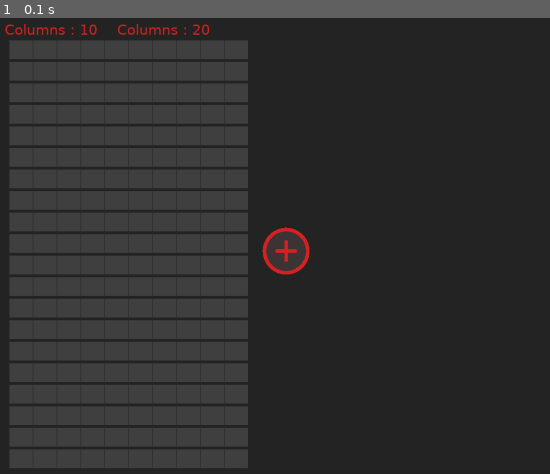
Above: before the commit, frame 1.
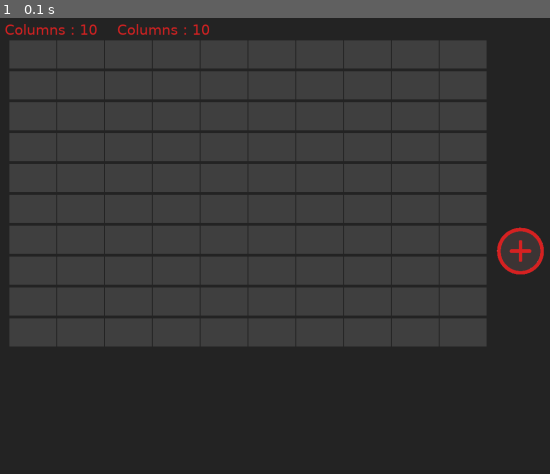
Above: after the commit, the same moment.

Repository: Irix0/Excel-like
Game: pygame game, started from code/main_ui.py
The game is run twice, just before and just after one commit, with the same random seed, the same clock (stepped at 60 frames per second) and the same inputs.
Inputs:
- Up to frame 1 (0.1 s): no input

The runs differ from the first frame. In frame 1, 39% of the frame differs, in the area x 1-99%, y 1-99%.

Commit message:
Improvements

Diff:
--- a/code/main_ui.py
+++ b/code/main_ui.py
@@ -7,41 +7,41 @@
 
 size = width, height = 1920, 1000
 title = "Window"
+background = "#252525"
 window = pygame.display.set_mode(size, pygame.RESIZABLE)
 pygame.display.set_caption(title)
 
 running = True
 
 # Creating table
-rows = 20
+rows = 10
 columns = 10
 table = table(rows, columns)
 
 # Loop till false
 while running:
     # Set background
-    window.fill("#252525")
+    window.fill(background)
     # Create grid
     for y in range(0, rows):
         for x in range(0, columns):
-            rect = pygame.Rect(x * (50 + 1) + 20, y * (45 + 1) + 50, 50, 40)
+            rect = pygame.Rect(x * (100 + 2) + 20, y * (65 + 1) + 50, 100, 60)
             pygame.draw.rect(window, "#414141", rect)
 
     # ADD COLUMNS BUTTON
     plus = pygame.image.load('code/plus.png')
     plus = pygame.transform.scale(plus, (100, 100))
-    plus_cirlce = pygame.draw.circle(window, "#3e3636", (100 + (columns * 51), 500), 45)
-    window.blit(plus, (50+(columns * 51), 450))
+    plus_circle = pygame.draw.circle(window, "#3e3636", (100 + (columns * 101), 500), 45)
+    window.blit(plus, (50 + (columns * 101), 450))
 
     # INFOS
-    columns_text = pygame.font.SysFont("Lucida Sans" , 30)
+    columns_text = pygame.font.SysFont("Lucida Sans", 30)
     columns_text = columns_text.render("Columns : {}".format(columns), True, '#d72323', )
     window.blit(columns_text, (10, 10))
-    rows_text = pygame.font.SysFont("Lucida Sans" , 30)
+    rows_text = pygame.font.SysFont("Lucida Sans", 30)
     rows_text = rows_text.render("Columns : {}".format(rows), True, '#d72323', )
     window.blit(rows_text, (250, 10))
     pygame.display.flip()
-
 
     # If user close window :
     for event in pygame.event.get():
@@ -54,8 +54,11 @@
             del old_surface_saved
         elif event.type == pygame.MOUSEBUTTONDOWN:
             if event.button == 1:
-                if plus_cirlce.collidepoint(event.pos):
-                    columns +=1
+                if plus_circle.collidepoint(event.pos):
+                    columns += 1
+                if rect.collidepoint(event.pos):
+                    print(rect.x)
+                    print(rect.y)
         elif event.type == pygame.QUIT:
             pygame.quit()
             running = False
